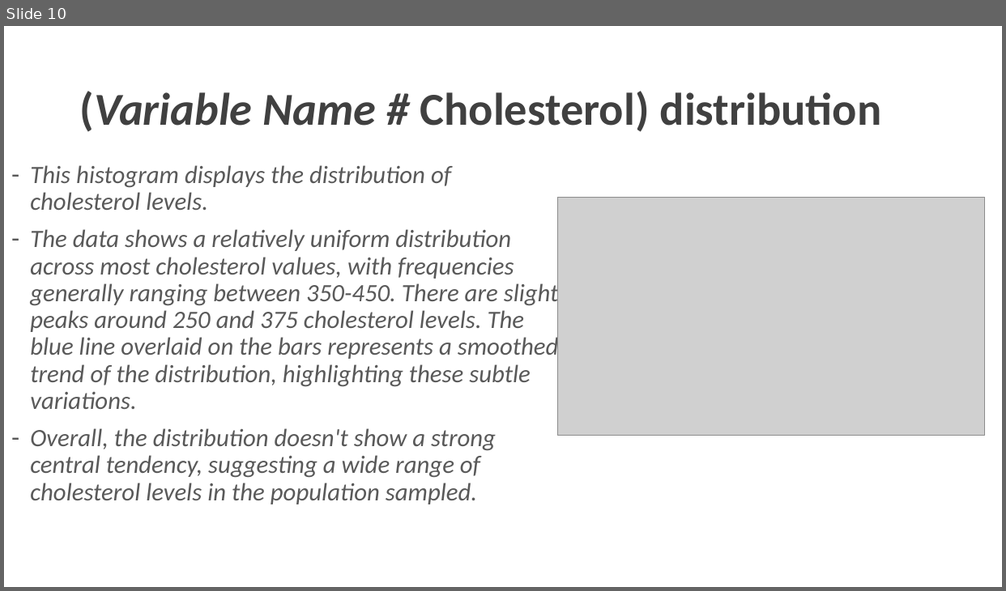
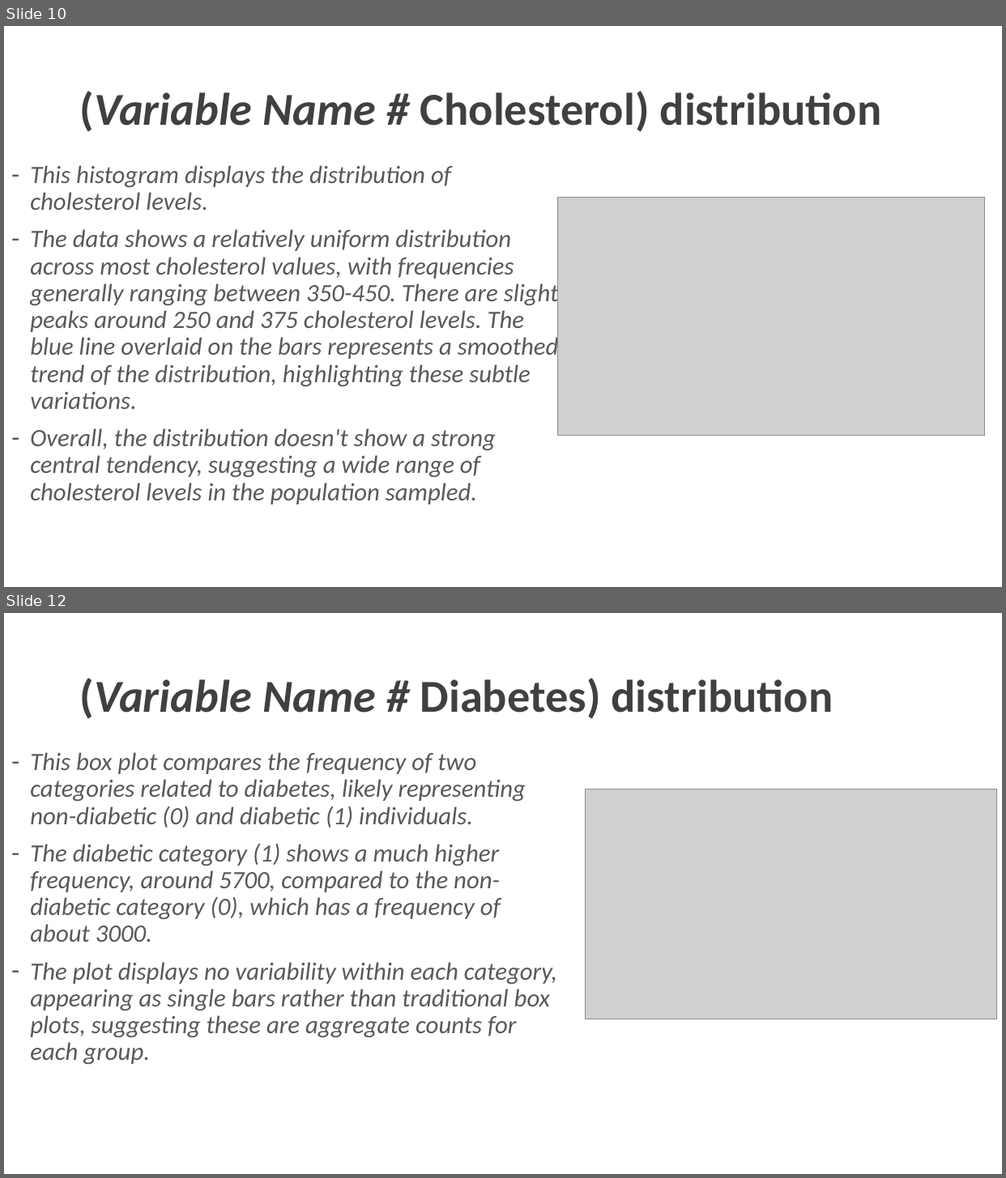
Before and after one commit to charlesyifanli/python_and_data, a slide deck: mini_project/SCSE 24 Mini-project presentation (Group No. ##).pptx. Shown one above the other, each under a label of ours: slide 10 before the commit, slides 10 and 12 after it; the slides between them are not shown. The pictures are 1006x591 and 1006x1178 pixels, drawn with LibreOffice and Linux fonts; fonts in the diff are those of the drawing; grey boxes stand for pictures; background and template pictures are left out. Boxes give left, top, right and bottom in pixels: in the first picture for what was removed or moved away, otherwise in the second. Text is boxed around its words. In the diff, an @@ line names an element or a change of style, - is before the commit and + after.

```diff
--- a/mini_project/SCSE 24 Mini-project presentation (Group No. ##).pptx
+++ b/mini_project/SCSE 24 Mini-project presentation (Group No. ##).pptx
@@ slide 12 added at <box>4,613,1002,1174</box>, background #FFFFFF @@
@@ title added at <box>80,678,833,719</box>, 44 pt, text #404040, bold @@
+(Variable Name # Diabetes) distribution
@@ text added at <box>30,752,557,1065</box>, 24 pt, text #595959, italic @@
+– This box plot compares the frequency of two categories related to diabetes, likely representing non-diabetic (0) and diabetic (1) individuals.
+– The diabetic category (1) shows a much higher frequency, around 5700, compared to the non-diabetic category (0), which has a frequency of about 3000.
+– The plot displays no variability within each category, appearing as single bars rather than traditional box plots, suggesting these are aggregate counts for each group.
@@ picture added at <box>585,790,997,1020</box> @@
```
Also in this commit, not shown: 3 slides changed, 6 other slides added, 1 slide removed, 1 other file.
